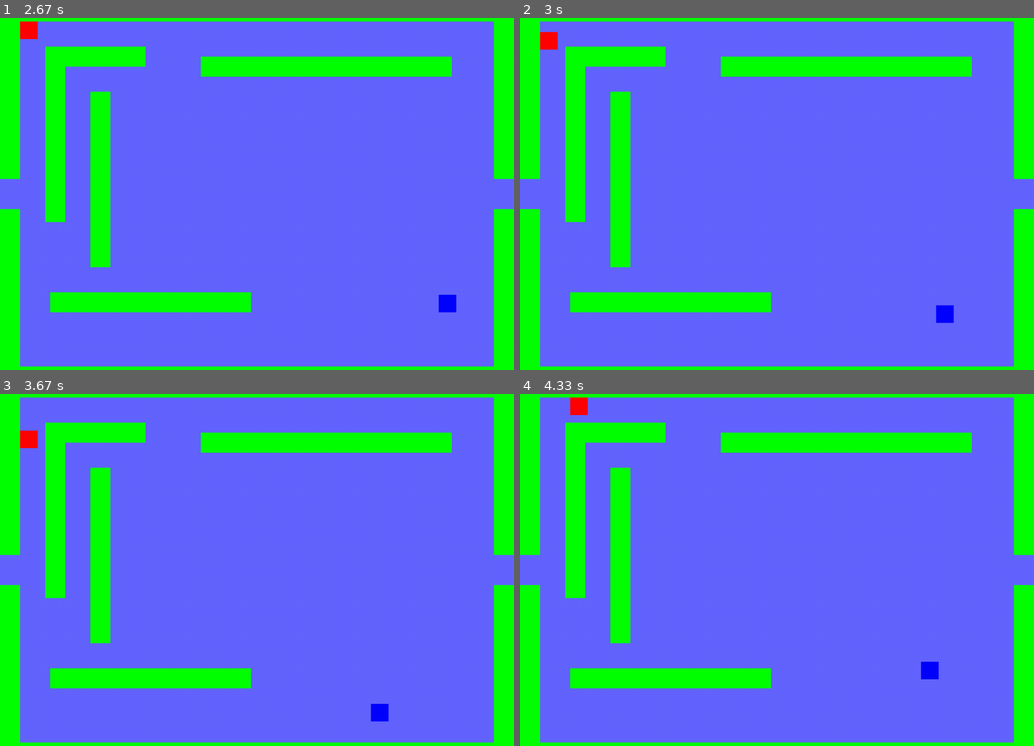
Above: before the commit, frames 1-4 (two rows, left to right).
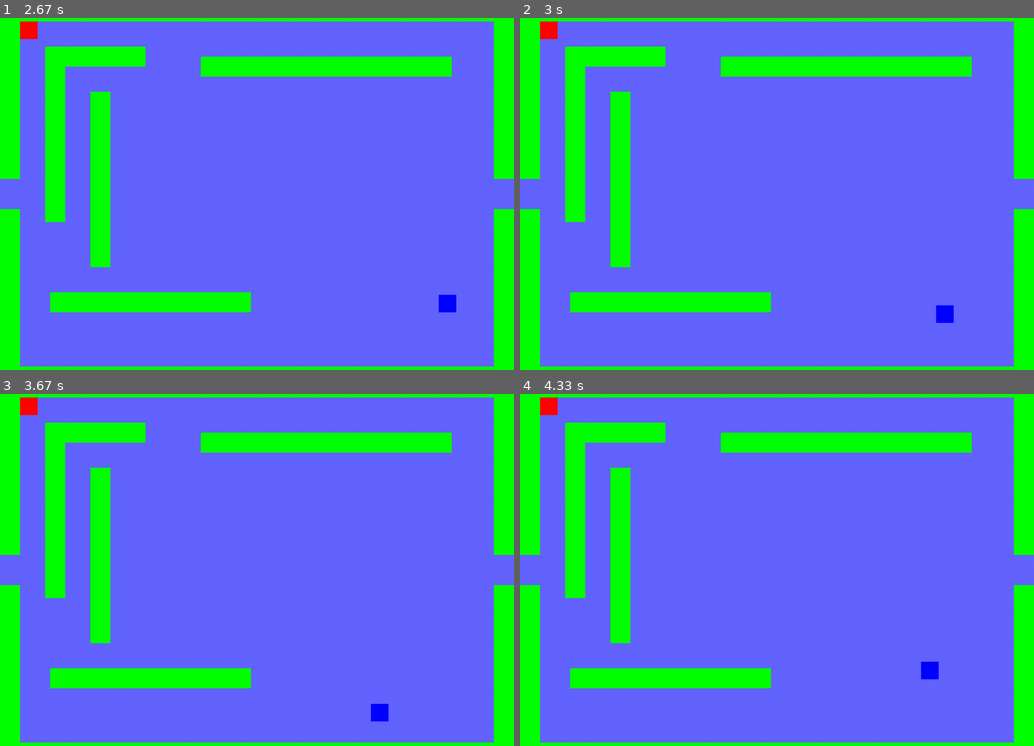
Above: after the commit, the same moments.

Repository: samsantea/Pygame-Project
Game: pygame game, started from main.py
Same seed, same stepped clock (60 frames per second), same inputs: the game is played once before the commit and once after it.
Inputs:
- Up to frame 1 (2.67 s): hold W 0.33-0.8 s; hold Right 0.33-0.8 s; hold Up 1.33-1.8 s; hold W 1.33-1.8 s; hold Left from 2.33 s (still down); hold A from 2.33 s (still down)
- Up to frame 2 (3 s): release Left at 2.87 s; release A at 2.87 s; hold Down from 2.9 s (still down); hold S from 2.9 s (still down)
- Up to frame 3 (3.67 s): release Down at 3.2 s; release S at 3.2 s; hold Left 3.23-3.63 s; hold A 3.23-3.63 s
- Up to frame 4 (4.33 s): hold Up 3.67-4.03 s; hold W 3.67-4.03 s; hold Right from 4.07 s (still down); hold D from 4.07 s (still down)

Frame 1 is identical in both runs. In frame 2, 0.2% of the frame differs, in the area x 3-8%, y 0-10%; in frame 3, 0.3%; in frame 4, 0.4%, in the area x 3-14%, y 0-6%.

Commit message:
Prevented players from holding more than one key at the same time.

Diff:
--- a/main.py
+++ b/main.py
@@ -131,6 +131,11 @@
     time_start = time.time()
     time_introduction = 7
     time_invincible = 3
+    player_one_click = False # Prevents player one from holding down more than one key
+    player_two_click = False # Prevents player one from holding down more than one key
+    player_one_keys = [pygame.K_a, pygame.K_d, pygame.K_w, pygame.K_s]
+    player_two_keys = [pygame.K_LEFT, pygame.K_RIGHT, pygame.K_UP, pygame.K_DOWN]
+
     wall_attributes = [
         [40, 354, (0, 0)],
         [40, 354, (0, 414)],
@@ -172,38 +177,39 @@
 
             # Keys to move player one
             if event.type == pygame.KEYDOWN:
-                if event.key == pygame.K_a:
-                    player_one.go_left()
-                if event.key == pygame.K_d:
-                    player_one.go_right()
-                if event.key == pygame.K_w:
-                    player_one.go_up()
-                if event.key == pygame.K_s:
-                    player_one.go_down()
+                if event.key in player_one_keys and player_one_click == False:
+                    player.stop()
+                    player_one_click = True
+                    if event.key == pygame.K_a:
+                        player_one.go_left()
+                    elif event.key == pygame.K_d:
+                        player_one.go_right()
+                    elif event.key == pygame.K_w:
+                        player_one.go_up()
+                    elif event.key == pygame.K_s:
+                        player_one.go_down()
 
             # Keys to move player two
-                if event.key == pygame.K_LEFT:
-                    player_two.go_left()
-                elif event.key == pygame.K_RIGHT:
-                    player_two.go_right()
-                elif event.key == pygame.K_UP:
-                    player_two.go_up()
-                elif event.key == pygame.K_DOWN:
-                    player_two.go_down()
-
-            if event.type == pygame.KEYUP:
-                # Stops player one when the user lifts up any keys in [W,A,S,D]
-                if event.key in [pygame.K_a, pygame.K_d, pygame.K_w, pygame.K_s]:
-                    if player_one.x_vel != 0:
+                elif event.key in player_two_keys and player_two_click == False:
+                    player.stop()
+                    player_one_click = True
+                    if event.key == pygame.K_LEFT:
+                        player_two.go_left()
+                    elif event.key == pygame.K_RIGHT:
+                        player_two.go_right()
+                    elif event.key == pygame.K_UP:
+                        player_two.go_up()
+                    elif event.key == pygame.K_DOWN:
+                        player_two.go_down()
+
+            elif event.type == pygame.KEYUP:
+                if event.key in player_one_keys:
+                    player_one_click = False
+                    if player_one.x_vel != 0 or player_one.y_vel != 0:
                         player_one.stop()
-                    elif player_one.y_vel != 0:
-                        player_one.stop()
-
-                # Stops player two when the user lifts up any arrow keys
-                elif event.key in [pygame.K_LEFT, pygame.K_RIGHT, pygame.K_UP, pygame.K_DOWN]:
-                    if player_two.x_vel != 0:
-                        player_two.stop()
-                    elif player_two.y_vel != 0:
+                elif event.key in player_two_keys:
+                    player_two_click = False
+                    if player_two.x_vel != 0 or player_two.y_vel != 0:
                         player_two.stop()
 
         # ----------- CHANGE ENVIRONMENT
